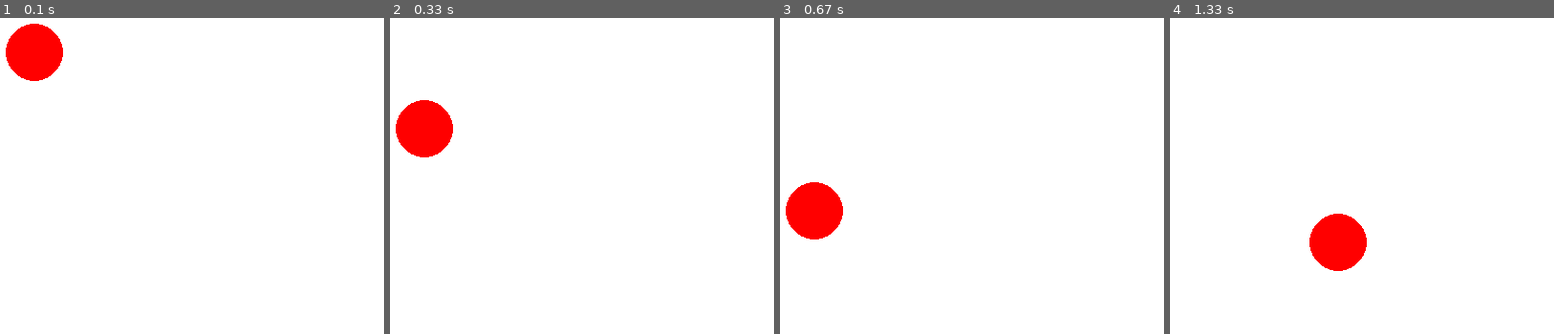
Above: before the commit, frames 1-4 (left to right).
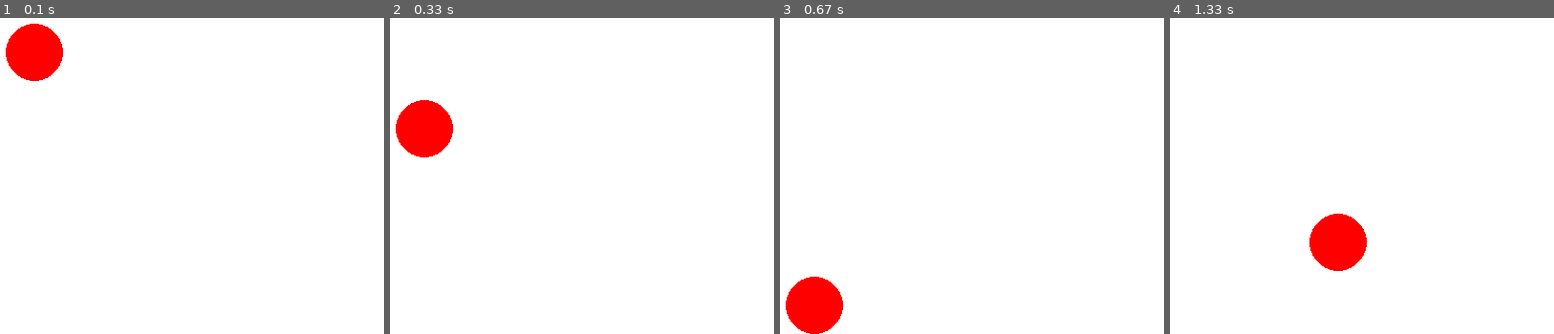
Above: after the commit, the same moments.

Repository: Fuga578/pygame_pendulum
Game: pygame game, started from main.py
Two runs of this game, one before a commit and one after it. Both use one fixed random seed, a clock stepped at 60 frames per second and the inputs below.
Inputs (mouse positions are in pixels of both pictures, inside the frame that each line leads up to):
- Up to frame 1 (0.1 s): no input
- Up to frame 2 (0.33 s): no input
- Up to frame 3 (0.67 s): click (814, 46) at 0.38 s
- Up to frame 4 (1.33 s): hold Right 0.67-1.13 s; move the mouse to (1450, 33) at 0.7 s; hold Up from 1.17 s (still down)

Frames 1-2 are identical in both runs. In frame 3, 4.2% of the frame differs, in the area x 1-17%, y 51-100%; in frame 4, nothing differs.

Commit message:
フック射出処理実装

Diff:
--- a/main.py
+++ b/main.py
@@ -19,8 +19,8 @@
 BLACK = (0, 0, 0)
 WHITE = (255, 255, 255)
 RED = (255, 0, 0)
-BLUE = (0, 255, 0)
-GREEN = (0, 0, 255)
+GREEN = (0, 255, 0)
+BLUE = (0, 0, 255)
 
 # キー
 INPUTS = {
@@ -54,6 +54,12 @@
 pull_velocity = pygame.math.Vector2()
 pull_distance = None
 
+hook_position = None
+hook_velocity = None
+is_shooting_hook = False
+hook_speed = 30
+
+
 while True:
     # 背景の塗りつぶし
     screen.fill(WHITE)
@@ -91,14 +97,26 @@
 
         # フック処理
         if INPUTS["left_click"] and not is_hook:
-            is_hook = True
-            on_ground = False
-            mx, my = pygame.mouse.get_pos()
-            fulcrum_point = pygame.math.Vector2(mx, my)  # 支点位置
-            length = math.sqrt((mx - player_point.x) ** 2 + (my - player_point.y) ** 2)  # 糸の長さ
-            length += 0.00001
-            angle = math.atan2(player_point.x - mx, player_point.y - my)  # ※座標系が異なる（原点が左上）であるため、角度計算を一部専用に修正
-            angle_velocity = 0  # 角速度
+
+            if not is_shooting_hook:
+                is_shooting_hook = True
+                hook_position = player_point.copy()
+                mx, my = pygame.mouse.get_pos()
+                direction = (pygame.math.Vector2(mx, my) - player_point).normalize()
+                hook_velocity = direction * hook_speed
+
+            hook_position += hook_velocity
+            pygame.draw.line(screen, BLACK, player_point, hook_position, 3)
+            pygame.draw.circle(screen, BLUE, (int(hook_position.x), int(hook_position.y)), 5)
+
+            if hook_position.y <= 50:
+                is_hook = True
+                is_shooting_hook = False
+                on_ground = False
+                fulcrum_point = hook_position.copy()
+                length = math.sqrt((fulcrum_point.x - player_point.x) ** 2 + (fulcrum_point.y - player_point.y) ** 2)
+                angle = math.atan2(player_point.x - fulcrum_point.x, player_point.y - fulcrum_point.y)
+                angle_velocity = 0
 
         # フックリリース
         if not INPUTS["left_click"] and is_hook:
@@ -112,7 +130,7 @@
         # 振り子の演算
         if is_hook:
             # 支点の描画
-            pygame.draw.circle(screen, GREEN, (fulcrum_point.x, fulcrum_point.y), 10)
+            pygame.draw.circle(screen, BLUE, (fulcrum_point.x, fulcrum_point.y), 10)
 
             # 糸の描画
             pygame.draw.line(screen, BLACK, (fulcrum_point.x, fulcrum_point.y), (player_point.x, player_point.y), 3)
